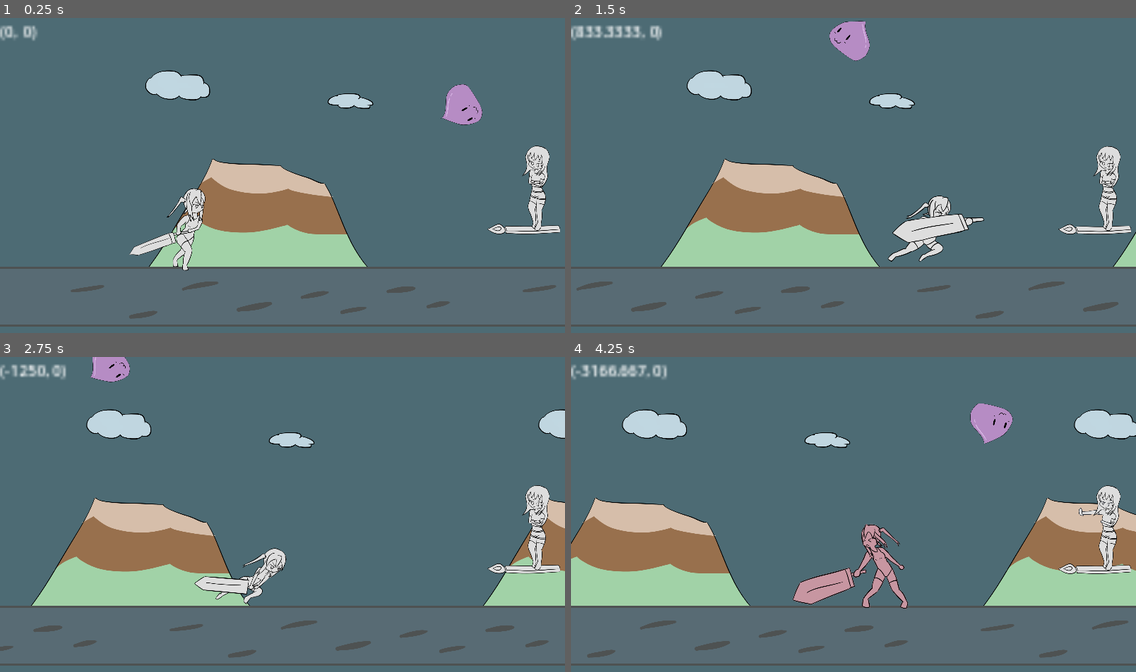
Above: before the commit, frames 1-4 (two rows, left to right).
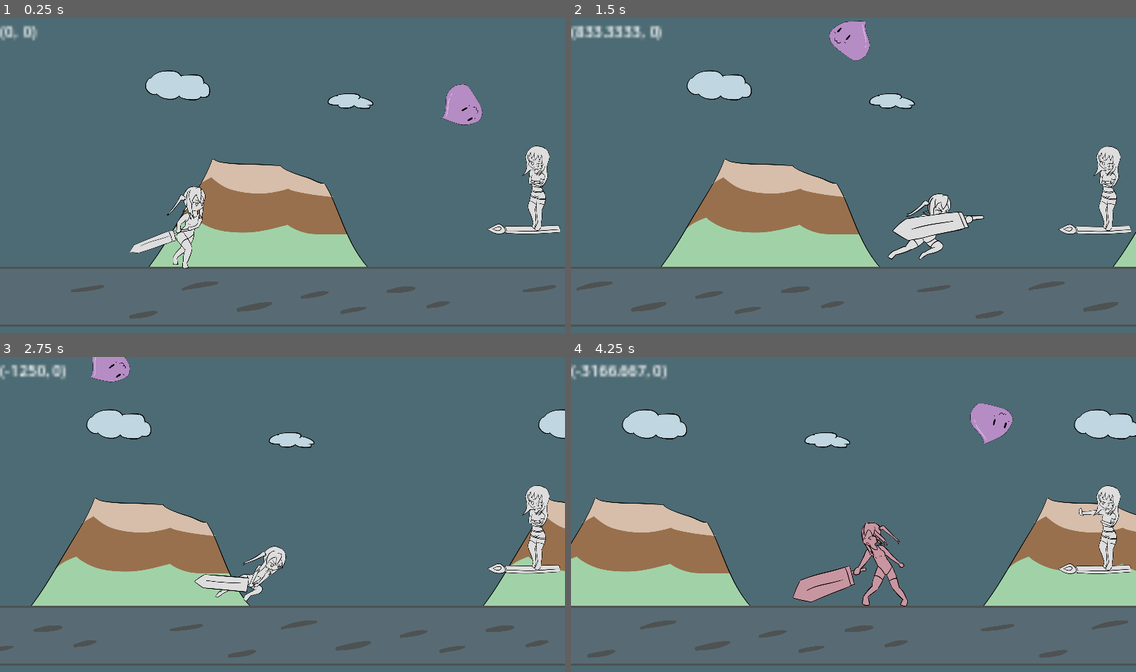
Above: after the commit, the same moments.

Repository: BeatMil/Animurun
Game: Godot game, scene res://scenes/forest.tscn
Same seed, same stepped clock (60 frames per second), same inputs: the game is played once before the commit and once after it.
Inputs:
- Up to frame 1 (0.25 s): no input
- Up to frame 2 (1.5 s): hold J (attack) 0.53-1.28 s; hold D (move_right) from 0.53 s (still down); tap Space (jump) at 0.77 s; tap K (block) at 1.35 s
- Up to frame 3 (2.75 s): tap Space (jump) at 1.52 s; release D (move_right) at 2.03 s; hold A (move_left) from 2.03 s (still down); hold L (dodge) from 2.03 s (still down)
- Up to frame 4 (4.25 s): release A (move_left) at 2.78 s; release L (dodge) at 2.78 s; hold D (move_right) from 2.78 s (still down); tap J (attack) at 2.85 s; tap Space (jump) at 3.02, 3.77 s; hold K (block) from 3.53 s (still down)

The runs differ from the first frame. In frame 1, 0.6% of the frame differs, in the area x 22-37%, y 53-81%; in frame 2, 0.8%; in frame 3, 0.7%; in frame 4, 1.0%, in the area x 39-60%, y 52-81%.

Commit message:
Add taiga mad and end first phase

Diff:
--- a/nodes/taiga.tscn
+++ b/nodes/taiga.tscn
@@ -1,10 +1,11 @@
-[gd_scene load_steps=12 format=3 uid="uid://ro6ueq5n41wr"]
+[gd_scene load_steps=14 format=3 uid="uid://ro6ueq5n41wr"]
 
 [ext_resource type="Script" path="res://scripts/taiga.gd" id="1_ghwim"]
 [ext_resource type="Texture2D" uid="uid://bh6f3tghypu7y" path="res://media/sprites/taiga/taiga_idle.png" id="2_cxtik"]
 [ext_resource type="Texture2D" uid="uid://vhj6plrlei4i" path="res://media/sprites/taiga/taiga_hurt.png" id="3_a0b0a"]
 [ext_resource type="AudioStream" uid="uid://dfgh1nqrncbvk" path="res://media/sfx/boss_damaged.wav" id="3_rj035"]
 [ext_resource type="Texture2D" uid="uid://bldl65mghfmvm" path="res://media/sprites/taiga/taiga_push.png" id="4_c336g"]
+[ext_resource type="Texture2D" uid="uid://bpjxxoojguoi5" path="res://media/sprites/taiga/taiga_mad.png" id="6_gp27j"]
 
 [sub_resource type="RectangleShape2D" id="RectangleShape2D_ulq8r"]
 size = Vector2(332, 381)
@@ -256,16 +257,68 @@
 "values": [Vector2(0, 0)]
 }
 
+[sub_resource type="Animation" id="Animation_6gr5i"]
+resource_name = "mad"
+length = 2.0
+tracks/0/type = "value"
+tracks/0/imported = false
+tracks/0/enabled = true
+tracks/0/path = NodePath("Sprite:texture")
+tracks/0/interp = 1
+tracks/0/loop_wrap = true
+tracks/0/keys = {
+"times": PackedFloat32Array(0),
+"transitions": PackedFloat32Array(1),
+"update": 1,
+"values": [ExtResource("6_gp27j")]
+}
+tracks/1/type = "value"
+tracks/1/imported = false
+tracks/1/enabled = true
+tracks/1/path = NodePath("Sprite:hframes")
+tracks/1/interp = 1
+tracks/1/loop_wrap = true
+tracks/1/keys = {
+"times": PackedFloat32Array(0),
+"transitions": PackedFloat32Array(1),
+"update": 1,
+"values": [1]
+}
+tracks/2/type = "value"
+tracks/2/imported = false
+tracks/2/enabled = true
+tracks/2/path = NodePath("Sprite:frame")
+tracks/2/interp = 1
+tracks/2/loop_wrap = true
+tracks/2/keys = {
+"times": PackedFloat32Array(0),
+"transitions": PackedFloat32Array(1),
+"update": 1,
+"values": [0]
+}
+tracks/3/type = "value"
+tracks/3/imported = false
+tracks/3/enabled = true
+tracks/3/path = NodePath("Sprite:position")
+tracks/3/interp = 1
+tracks/3/loop_wrap = true
+tracks/3/keys = {
+"times": PackedFloat32Array(0, 0.3, 2),
+"transitions": PackedFloat32Array(1, 1, 1),
+"update": 0,
+"values": [Vector2(0, 0), Vector2(0, 0), Vector2(699, -4)]
+}
+
 [sub_resource type="AnimationLibrary" id="AnimationLibrary_7l6n5"]
 _data = {
 "RESET": SubResource("Animation_w4oxq"),
 "hurt": SubResource("Animation_d6eqo"),
 "idle": SubResource("Animation_88045"),
+"mad": SubResource("Animation_6gr5i"),
 "push": SubResource("Animation_vwbud")
 }
 
 [node name="Taiga" type="RigidBody2D" groups=["taiga"]]
-position = Vector2(458, 256)
 collision_layer = 20
 collision_mask = 10
 custom_integrator = true
--- a/scenes/forest.tscn
+++ b/scenes/forest.tscn
@@ -950,6 +950,30 @@
 "method": &"normal_collision"
 }]
 }
+tracks/6/type = "value"
+tracks/6/imported = false
+tracks/6/enabled = true
+tracks/6/path = NodePath("ChiichanPos/sprite:scale")
+tracks/6/interp = 1
+tracks/6/loop_wrap = true
+tracks/6/keys = {
+"times": PackedFloat32Array(0),
+"transitions": PackedFloat32Array(1),
+"update": 0,
+"values": [Vector2(1, 1)]
+}
+tracks/7/type = "value"
+tracks/7/imported = false
+tracks/7/enabled = true
+tracks/7/path = NodePath("ChiichanPos/sprite:position")
+tracks/7/interp = 1
+tracks/7/loop_wrap = true
+tracks/7/keys = {
+"times": PackedFloat32Array(0),
+"transitions": PackedFloat32Array(1),
+"update": 0,
+"values": [Vector2(0, -9)]
+}
 
 [sub_resource type="Animation" id="Animation_v15od"]
 resource_name = "super_hit"
@@ -978,13 +1002,66 @@
 "update": 0,
 "values": [Vector2(0.9, 0.9), Vector2(0.8, 0.8)]
 }
-tracks/2/type = "audio"
+tracks/2/type = "value"
 tracks/2/imported = false
 tracks/2/enabled = true
-tracks/2/path = NodePath("AnimationPlayer/AudioStreamPlayer")
+tracks/2/path = NodePath("ChiichanPos/sprite:position")
 tracks/2/interp = 1
 tracks/2/loop_wrap = true
 tracks/2/keys = {
+"times": PackedFloat32Array(0, 0.5, 0.7, 1.4),
+"transitions": PackedFloat32Array(1, 1, 1, 1),
+"update": 0,
+"values": [Vector2(0, 0), Vector2(0, -25), Vector2(-108, -103), Vector2(-168, -41)]
+}
+tracks/3/type = "value"
+tracks/3/imported = false
+tracks/3/enabled = true
+tracks/3/path = NodePath("ChiichanPos/sprite:hframes")
+tracks/3/interp = 1
+tracks/3/loop_wrap = true
+tracks/3/keys = {
+"times": PackedFloat32Array(0),
+"transitions": PackedFloat32Array(1),
+"update": 1,
+"values": [1]
+}
+tracks/4/type = "value"
+tracks/4/imported = false
+tracks/4/enabled = true
+tracks/4/path = NodePath("ChiichanPos/sprite:frame")
+tracks/4/interp = 1
+tracks/4/loop_wrap = true
+tracks/4/keys = {
+"times": PackedFloat32Array(0),
+"transitions": PackedFloat32Array(1),
+"update": 1,
+"values": [0]
+}
+tracks/5/type = "method"
+tracks/5/imported = false
+tracks/5/enabled = true
+tracks/5/path = NodePath(".")
+tracks/5/interp = 1
+tracks/5/loop_wrap = true
+tracks/5/keys = {
+"times": PackedFloat32Array(0.1, 0.5),
+"transitions": PackedFloat32Array(1, 1),
+"values": [{
+"args": [],
+"method": &"spawn_charge_particle"
+}, {
+"args": [],
+"method": &"spawn_super_hit_hitbox"
+}]
+}
+tracks/6/type = "audio"
+tracks/6/imported = false
+tracks/6/enabled = true
+tracks/6/path = NodePath("AnimationPlayer/AudioStreamPlayer2")
+tracks/6/interp = 1
+tracks/6/loop_wrap = true
+tracks/6/keys = {
 "clips": [{
 "end_offset": 0.0,
 "start_offset": 0.0,
@@ -996,60 +1073,7 @@
 }],
 "times": PackedFloat32Array(0, 0.5)
 }
-tracks/2/use_blend = true
-tracks/3/type = "value"
-tracks/3/imported = false
-tracks/3/enabled = true
-tracks/3/path = NodePath("ChiichanPos/sprite:position")
-tracks/3/interp = 1
-tracks/3/loop_wrap = true
-tracks/3/keys = {
-"times": PackedFloat32Array(0, 0.5, 0.7, 1.4),
-"transitions": PackedFloat32Array(1, 1, 1, 1),
-"update": 0,
-"values": [Vector2(0, 0), Vector2(0, -25), Vector2(-108, -103), Vector2(-168, -41)]
-}
-tracks/4/type = "value"
-tracks/4/imported = false
-tracks/4/enabled = true
-tracks/4/path = NodePath("ChiichanPos/sprite:hframes")
-tracks/4/interp = 1
-tracks/4/loop_wrap = true
-tracks/4/keys = {
-"times": PackedFloat32Array(0),
-"transitions": PackedFloat32Array(1),
-"update": 1,
-"values": [1]
-}
-tracks/5/type = "value"
-tracks/5/imported = false
-tracks/5/enabled = true
-tracks/5/path = NodePath("ChiichanPos/sprite:frame")
-tracks/5/interp = 1
-tracks/5/loop_wrap = true
-tracks/5/keys = {
-"times": PackedFloat32Array(0),
-"transitions": PackedFloat32Array(1),
-"update": 1,
-"values": [0]
-}
-tracks/6/type = "method"
-tracks/6/imported = false
-tracks/6/enabled = true
-tracks/6/path = NodePath(".")
-tracks/6/interp = 1
-tracks/6/loop_wrap = true
-tracks/6/keys = {
-"times": PackedFloat32Array(0.1, 0.5),
-"transitions": PackedFloat32Array(1, 1),
-"values": [{
-"args": [],
-"method": &"spawn_charge_particle"
-}, {
-"args": [],
-"method": &"spawn_super_hit_hitbox"
-}]
-}
+tracks/6/use_blend = true
 
 [sub_resource type="Animation" id="Animation_erit4"]
 resource_name = "sword_deflect"
@@ -1508,6 +1532,8 @@
 
 [node name="AudioStreamPlayer" type="AudioStreamPlayer" parent="Chiichan/AnimationPlayer"]
 
+[node name="AudioStreamPlayer2" type="AudioStreamPlayer" parent="Chiichan/AnimationPlayer"]
+
 [node name="AnimationPlayer2" type="AnimationPlayer" parent="Chiichan"]
 root_node = NodePath("../AnimationPlayer")
 libraries = {
--- a/scripts/chiichan.gd
+++ b/scripts/chiichan.gd
@@ -193,6 +193,7 @@
 
 func unfreeze() -> void: # used during super_hit
 	is_freezing = false
+	$AnimationPlayer.play("run")
 
 
 func super_hit() -> void:
@@ -226,6 +227,8 @@
 			$"ChiichanPos/sprite".self_modulate = Color(1, 0.6, 0.5)
 		elif pushback_multiplier >= 1:
 			$"ChiichanPos/sprite".self_modulate = Color(0.9, 0.9, 0.4)
+	elif anim_name == "super_hit":
+		self.unfreeze()
 
 
 func _on_animation_player_animation_started(anim_name):
--- a/scripts/taiga.gd
+++ b/scripts/taiga.gd
@@ -31,3 +31,11 @@
 		body.let_blue_spark_go()
 		body.hurt()
 		hurt()
+
+		if body.is_boom_slime: # hit by chiichan super_hit
+			$AnimationPlayer.queue("mad")
+
+			# unfreeze stuffs
+			$"../ParallaxBackground".unfreeze()
+			$"../BackgroundDim".unfreeze()
+			$"../CameraWrap/CameraPlayer".play_backwards("super_hit_zoom")
Binary file added: Media/sprites/taiga/taiga_mad.png
Not shown, added: Media/sprites/taiga/taiga_mad.png.import
